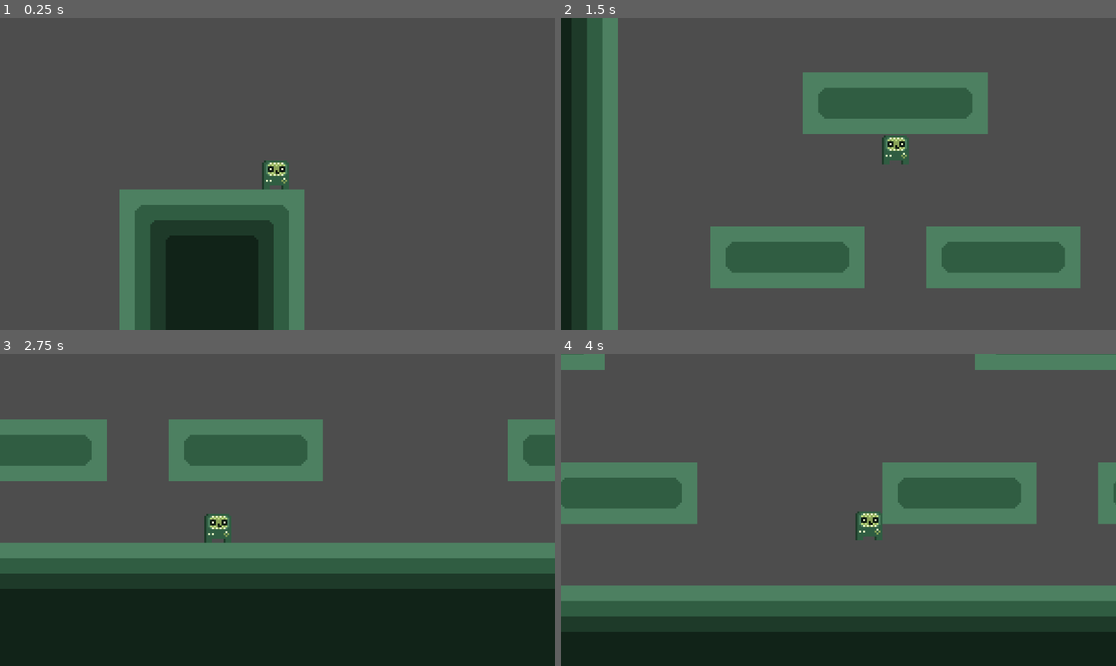
Above: before the commit, frames 1-4 (two rows, left to right).
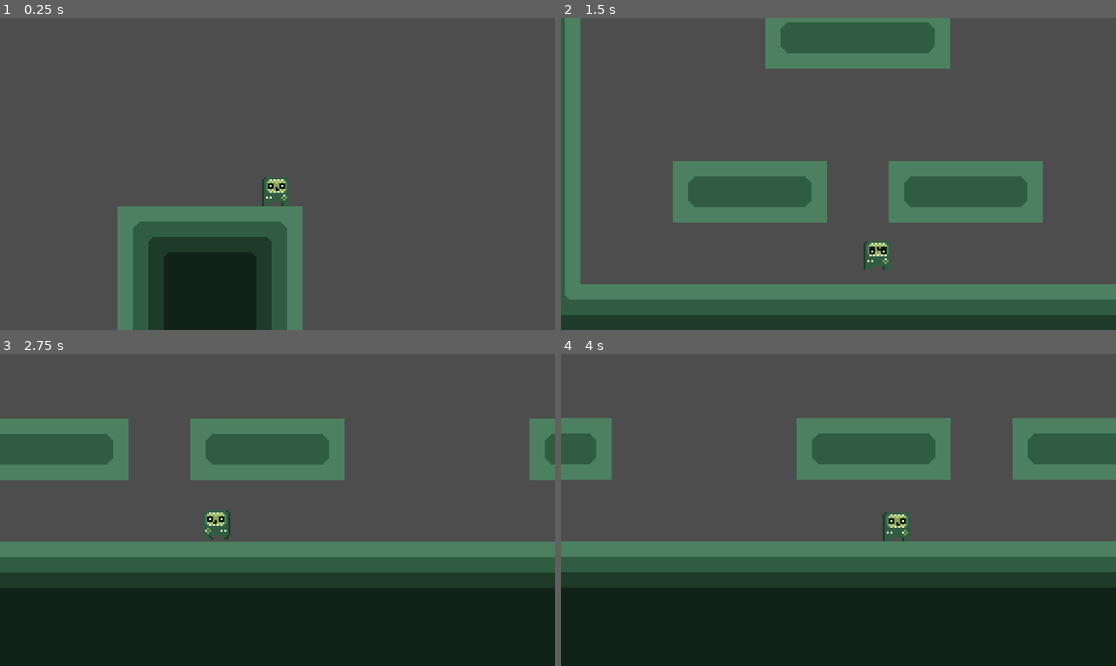
Above: after the commit, the same moments.

Repository: LucasKenzoK/finite-state-machine
Game: Godot game, scene res://scenes/game.tscn
Same seed, same stepped clock (60 frames per second), same inputs: the game is played once before the commit and once after it.
Inputs:
- Up to frame 1 (0.25 s): no input
- Up to frame 2 (1.5 s): tap Enter (ui_accept) at 0.5, 0.6, 0.77, 1.07, 1.35 s; hold Right (ui_right) from 0.53 s (still down)
- Up to frame 3 (2.75 s): tap Enter (ui_accept) at 1.52, 1.82, 2.1 s; release Right (ui_right) at 2.03 s; hold Left (ui_left) from 2.03 s (still down)
- Up to frame 4 (4 s): release Left (ui_left) at 2.78 s; hold Right (ui_right) from 2.78 s (still down); tap Enter (ui_accept) at 2.85, 3.02, 3.32, 3.6, 3.77 s

The runs differ from the first frame. In frame 1, 5.2% of the frame differs, in the area x 21-55%, y 45-100%; in frame 2, 56%, in the area x 0-100%, y 0-100%; in frame 3, 5.9%; in frame 4, 45%.

Commit message:
add finite stat3e machine + physics changes

Diff:
--- a/scenes/game.tscn
+++ b/scenes/game.tscn
@@ -114,8 +114,7 @@
 
 [node name="Player" parent="." unique_id=163265734 instance=ExtResource("1_yqjtg")]
 z_index = 5
-position = Vector2(-367, -264)
-jump__cut_multiplier = 0.5
+position = Vector2(-365, -278)
 coyote_time = 0.25
 jump_buffer_time = 0.1
 
@@ -133,6 +132,6 @@
 drag_bottom_margin = 0.1
 
 [node name="Ground" type="TileMapLayer" parent="." unique_id=77595447]
+position = Vector2(1, -3)
 tile_map_data = PackedByteArray("AAADAP//AAAEAAEAAAAEAP//AAAEAAEAAAAFAP//AAAEAAEAAAAGAP//AAAEAAEAAAAHAP//AAAEAAEAAAAIAP …(8816 unchanged characters)…
 tile_set = SubResource("TileSet_lbhrr")
-metadata/_edit_group_ = true
--- a/scenes/player.tscn
+++ b/scenes/player.tscn
@@ -101,11 +101,17 @@
 
 [node name="Player" type="CharacterBody2D" unique_id=163265734]
 script = ExtResource("1_g2els")
+acceleration = 4000.0
+friction = 4000.0
+deceleration = 5000.0
+jump_cut_multiplier = 0.2
+fall_gravity_multiplier = 2.5
+coyote_time = 0.2
+jump_buffer_time = 0.2
 
 [node name="AnimatedSprite2D" type="AnimatedSprite2D" parent="." unique_id=545373403]
 sprite_frames = SubResource("SpriteFrames_jej6c")
-animation = &"Idle"
-frame_progress = 0.78894013
+animation = &"Jump"
 
 [node name="CollisionShape2D" type="CollisionShape2D" parent="." unique_id=1968058181]
 position = Vector2(0, 0.25)
--- a/scripts/character_body_2d.gd
+++ b/scripts/character_body_2d.gd
@@ -1,56 +1,89 @@
 extends CharacterBody2D
 
 # mov vars
+@export_group("Movement")
 @export var speed = 200.00
 @export var acceleration = 1500.00
-@export var friction = 1000.00
+@export var friction = 2500.00			## no input
+@export var deceleration = 3000.00		## changin direction
+
+@export_group("Jump")
 @export var jump_velocity = -400.00
-@export var jump__cut_multiplier := 0.4
+@export var jump_cut_multiplier := 0.4
+@export var fall_gravity_multiplier := 2.0
+@export var coyote_time = 0.5
+@export var jump_buffer_time = 0.5
 
-@export var fall_gravity_multiplier = 2
+## States
+enum States {IDLE, RUNNING, JUMPING, FALLING}
+var current_state: States = States.IDLE
 
-@export var coyote_time = 0.5
 var coyote_timer = 0.0
-
-@export var jump_buffer_time = 0.5
 var jump_buffer_timer = 0.0
 
 @onready var animated_sprite_2d: AnimatedSprite2D = $AnimatedSprite2D
 
 func _physics_process(delta: float) -> void:
+	_apply_gravity(delta)
+	_update_timers(delta)
+	_handle_horizontal(delta)
+	_hanlde_jump()
+	move_and_slide()
+	resolve_state()
 
-	# Gravity w/ multiplier
+func _apply_gravity(delta:float) -> void:
 	if velocity.y > 0:
 		velocity += get_gravity() * fall_gravity_multiplier * delta
 	else:
 		velocity += get_gravity() * delta
 
+func _update_timers(delta: float) -> void:
+	coyote_timer = coyote_time if is_on_floor() else coyote_timer - delta
+	jump_buffer_timer = jump_buffer_time if Input.is_action_just_pressed("ui_accept") else jump_buffer_timer - delta
 
-	# Coyote Jump
-	if is_on_floor():
-		coyote_timer = coyote_time
-	else: coyote_timer -= delta
+func _hanlde_jump() -> void:
+	if jump_buffer_timer > 0 and coyote_timer > 0:
+		velocity.y = jump_velocity
+		coyote_timer = 0
+		jump_buffer_timer = 0
+	if Input.is_action_just_released("ui_accept") and velocity.y < 0:
+		velocity.y  *= jump_cut_multiplier
 
-	# Jump Buffer
-	if Input.is_action_just_pressed("ui_accept"):
-		jump_buffer_timer = jump_buffer_time
-	else: jump_buffer_timer -= delta
+func _handle_horizontal(delta: float) -> void:
+	var direction := Input.get_axis("ui_left", "ui_right") ##direction == direction pressed
+	if direction != 0:
+		animated_sprite_2d.flip_h = direction < 0
+		if sign(direction) != sign(velocity.x) and velocity.x != 0:
+			velocity.x = move_toward(velocity.x, 0, deceleration * delta)
+		else:
+			velocity.x = move_toward(velocity.x, direction * speed, acceleration * delta)
+	else:
+		velocity.x =  move_toward(velocity.x, 0, friction * delta)
 
-	#Jump logic
+func resolve_state() -> void:
+	var new_state: States
+	if not is_on_floor():
+		if velocity.y < 0:
+			new_state = States.JUMPING
+		else:
+			new_state = States.FALLING
+	else:
+		if abs(velocity.x) > 1.0:
+			new_state = States.RUNNING
+		else:
+			new_state = States.IDLE
 
-	if jump_buffer_timer > 0 and coyote_timer > 0:
+	if new_state != current_state:
+		current_state = new_state
+		animate_state()
 
-		velocity.y = jump_velocity
-		coyote_timer = 0.0
-		jump_buffer_timer = 0.0
-
-	if Input.is_action_just_released("ui_accept") and velocity.y < 0:
-		velocity.y *= jump__cut_multiplier
-	var direction := Input.get_axis("ui_left", "ui_right")
-
-	if direction != 0:
-		velocity.x = move_toward(velocity.x, direction * speed, acceleration * delta)
-	else:
-		velocity.x = move_toward(velocity.x, 0, friction * delta)
-
-	move_and_slide()
+func animate_state() -> void:
+	match current_state:
+		States.IDLE:
+			animated_sprite_2d.play("Idle")
+		States.RUNNING:
+			animated_sprite_2d.play("Run")
+		States.JUMPING:
+			animated_sprite_2d.play("Jump")
+		States.FALLING:
+			animated_sprite_2d.play("Fall")
